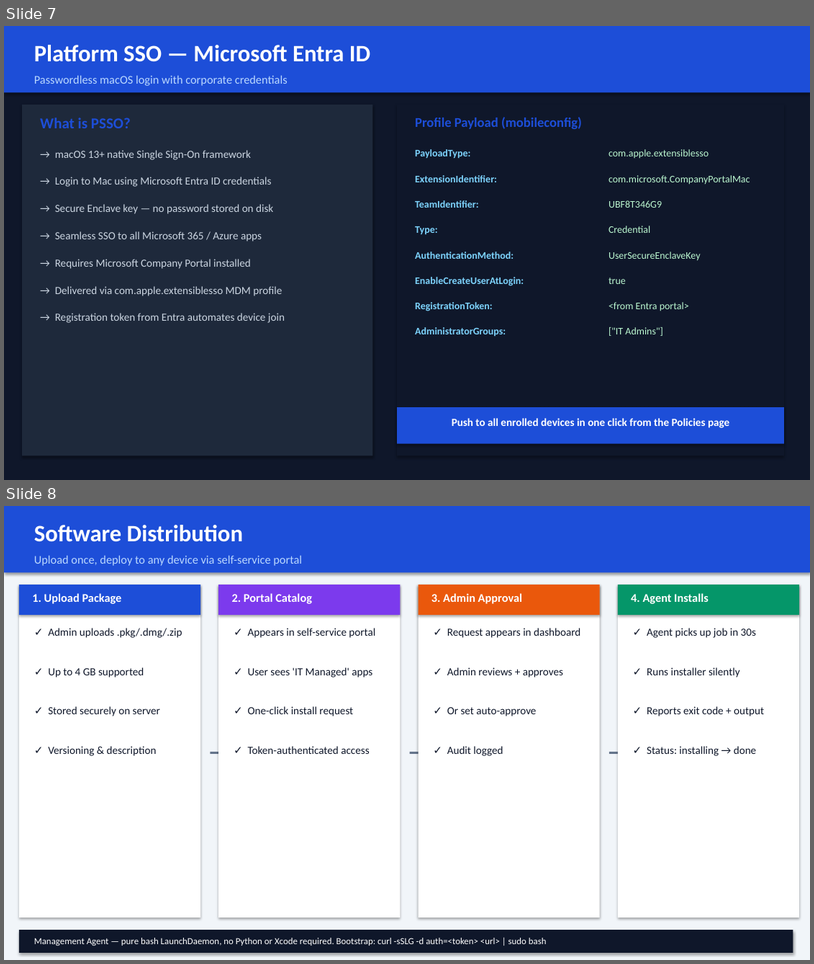
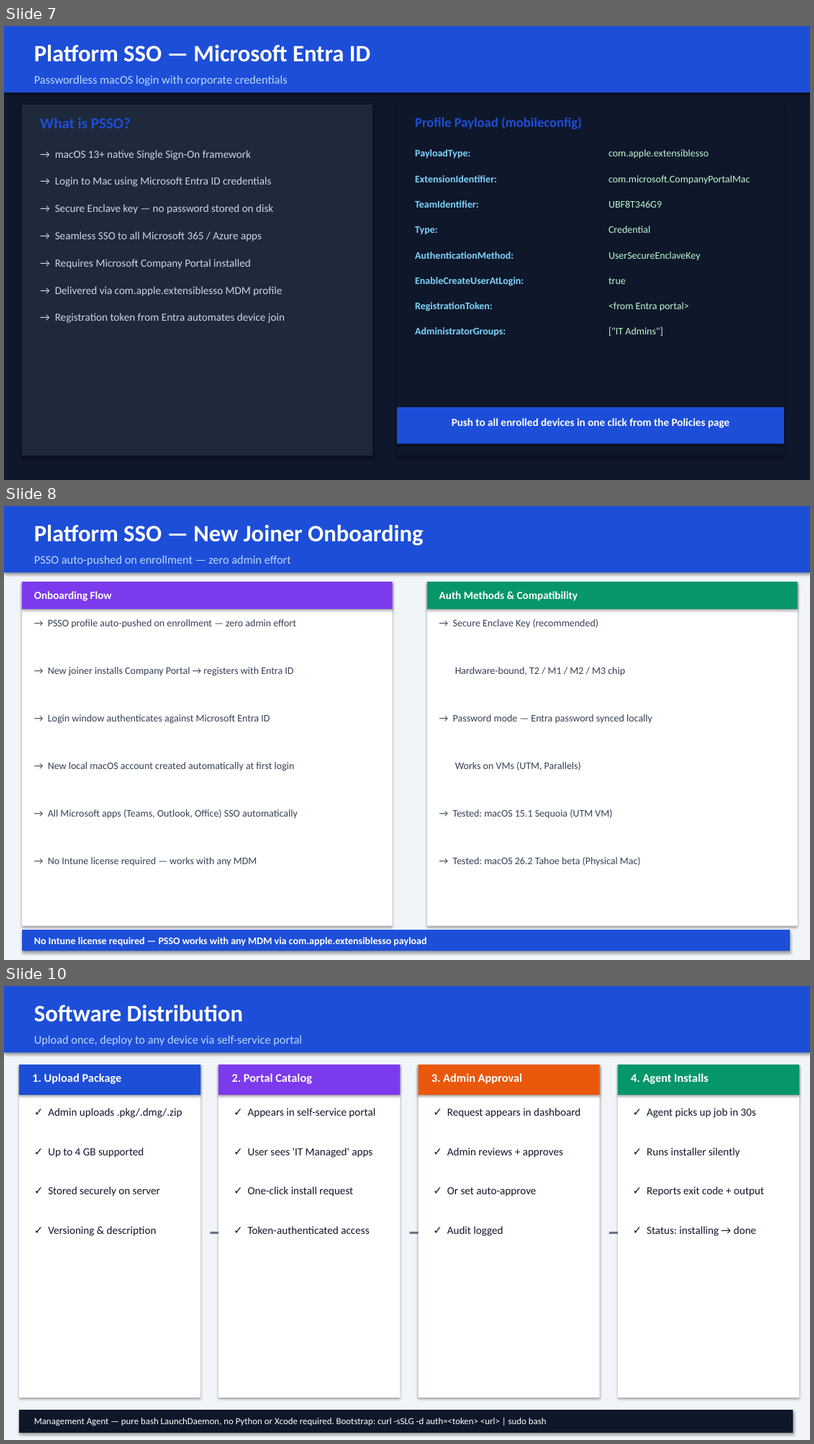
Before and after one commit to Manik8286/MDM-SaaS, a slide deck: MDM_SaaS_Demo.pptx. Shown one above the other, each under a label of ours: slides 7 and 8 before the commit, slides 7, 8 and 10 after it; the slides between them are not shown. The pictures are 814x964 and 814x1444 pixels, drawn with LibreOffice and Linux fonts; fonts in the diff are those of the drawing. Boxes give left, top, right and bottom in pixels: in the first picture for what was removed or moved away, otherwise in the second. Text is boxed around its words. In the diff, an @@ line names an element or a change of style, - is before the commit and + after.

```diff
--- a/MDM_SaaS_Demo.pptx
+++ b/MDM_SaaS_Demo.pptx
@@ slide 8 added at (4, 506, 810, 960), background #FFFFFF @@
@@ rectangle added at (4, 506, 810, 960), fill #F1F5F9 @@
@@ rectangle added at (4, 506, 810, 572), fill #1D4ED8 @@
@@ text added at (34, 525, 424, 546), 28 pt, text #FFFFFF, bold @@
+Platform SSO — New Joiner Onboarding
@@ text added at (34, 555, 291, 566), 14 pt, text #BAD8FF @@
+PSSO auto-pushed on enrollment — zero admin effort
@@ rectangle added at (22, 582, 392, 926), fill #FFFFFF @@
@@ rectangle added at (22, 582, 392, 609), fill #7C3AED @@
@@ text added at (34, 591, 112, 601), 13 pt, text #FFFFFF, bold @@
+Onboarding Flow
@@ rectangle added at (427, 582, 797, 926), fill #FFFFFF @@
@@ rectangle added at (427, 582, 797, 609), fill #059669 @@
@@ text added at (440, 591, 578, 601), 13 pt, text #FFFFFF, bold @@
+Auth Methods & Compatibility
@@ text added at (48, 619, 296, 628), 12 pt, text #334155 @@
+→ PSSO profile auto-pushed on enrollment — zero admin effort
@@ text added at (453, 619, 599, 628), 12 pt, text #334155 @@
+→ Secure Enclave Key (recommended)
@@ text added at (48, 667, 293, 676), 12 pt, text #334155 @@
+→ New joiner installs Company Portal → registers with Entra ID
@@ text added at (455, 667, 625, 676), 12 pt, text #334155 @@
+Hardware-bound, T2 / M1 / M2 / M3 chip
@@ text added at (48, 714, 270, 723), 12 pt, text #334155 @@
+→ Login window authenticates against Microsoft Entra ID
@@ text added at (453, 714, 653, 723), 12 pt, text #334155 @@
+→ Password mode — Entra password synced locally
@@ text added at (48, 762, 295, 771), 12 pt, text #334155 @@
+→ New local macOS account created automatically at first login
@@ text added at (455, 762, 581, 770), 12 pt, text #334155 @@
+Works on VMs (UTM, Parallels)
@@ text added at (48, 809, 298, 818), 12 pt, text #334155 @@
+→ All Microsoft apps (Teams, Outlook, Office) SSO automatically
@@ text added at (453, 809, 612, 818), 12 pt, text #334155 @@
+→ Tested: macOS 15.1 Sequoia (UTM VM)
@@ text added at (48, 857, 257, 866), 12 pt, text #334155 @@
+→ No Intune license required — works with any MDM
@@ text added at (453, 857, 641, 865), 12 pt, text #334155 @@
+→ Tested: macOS 26.2 Tahoe beta (Physical Mac)
@@ rectangle added at (22, 929, 790, 951), fill #1D4ED8 @@
@@ text added at (34, 937, 427, 946), 12 pt, text #FFFFFF, bold @@
+No Intune license required — PSSO works with any MDM via com.apple.extensiblesso payload
@@ what was slide 8 is now slide 10 @@
```
Also in this commit, not shown: 2 other slides added, 1 other file.
